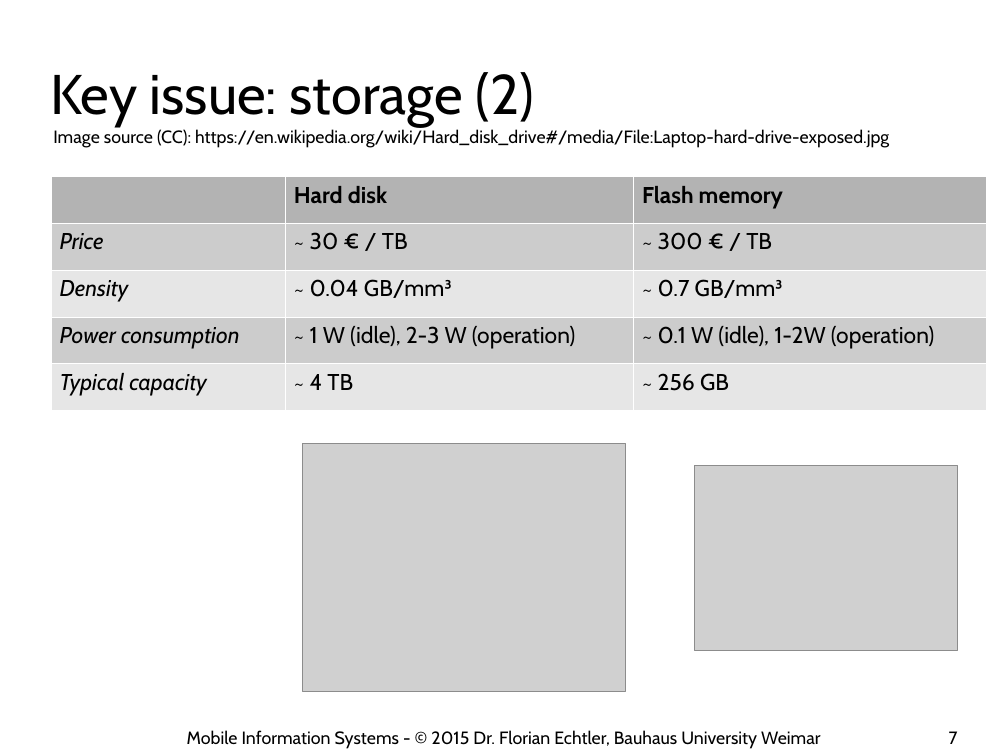
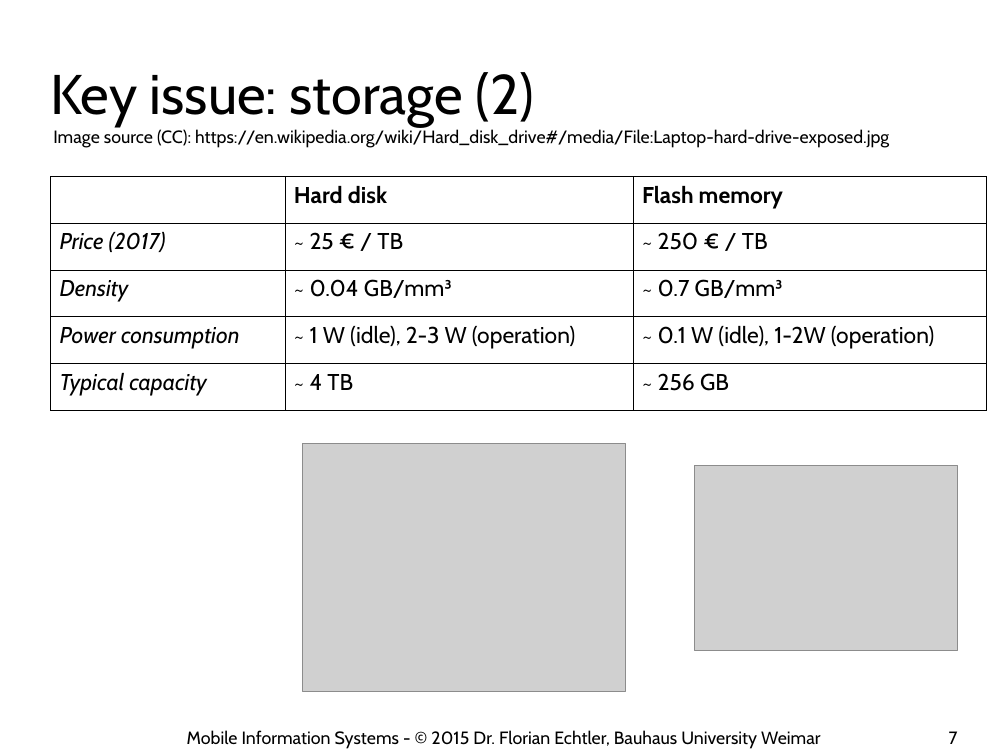
Before and after one commit to floe/mobile-information-systems, a slide deck: slide 7 of 02-big-issues.odp. Drawn at 1008x756 pixels with LibreOffice and Linux fonts; fonts in the diff are those of the drawing; grey boxes stand for pictures; background and template pictures are left out. Boxes give left, top, right and bottom in pixels: in the first picture for what was removed or moved away, otherwise in the second. Text is boxed around its words. In the diff, an @@ line names an element or a change of style, - is before the commit and + after.

```diff
--- a/02-big-issues.odp
+++ b/02-big-issues.odp
@@ table at (x1=50, y1=177, x2=986, y2=411) @@
-row 2: Price | ~ 30 € / TB | ~ 300 € / TB
+row 2: Price (2017) | ~ 25 € / TB | ~ 250 € / TB
@@ fill #B3B3B3 to none in 2 cells @@
@@ fill #CCCCCC to none in 6 cells @@
@@ fill #E6E6E6 to none in 6 cells @@
@@ borders changed @@
```
Also in this commit, not shown: 1 other slide changed, 1 slide added, 1 other file.
